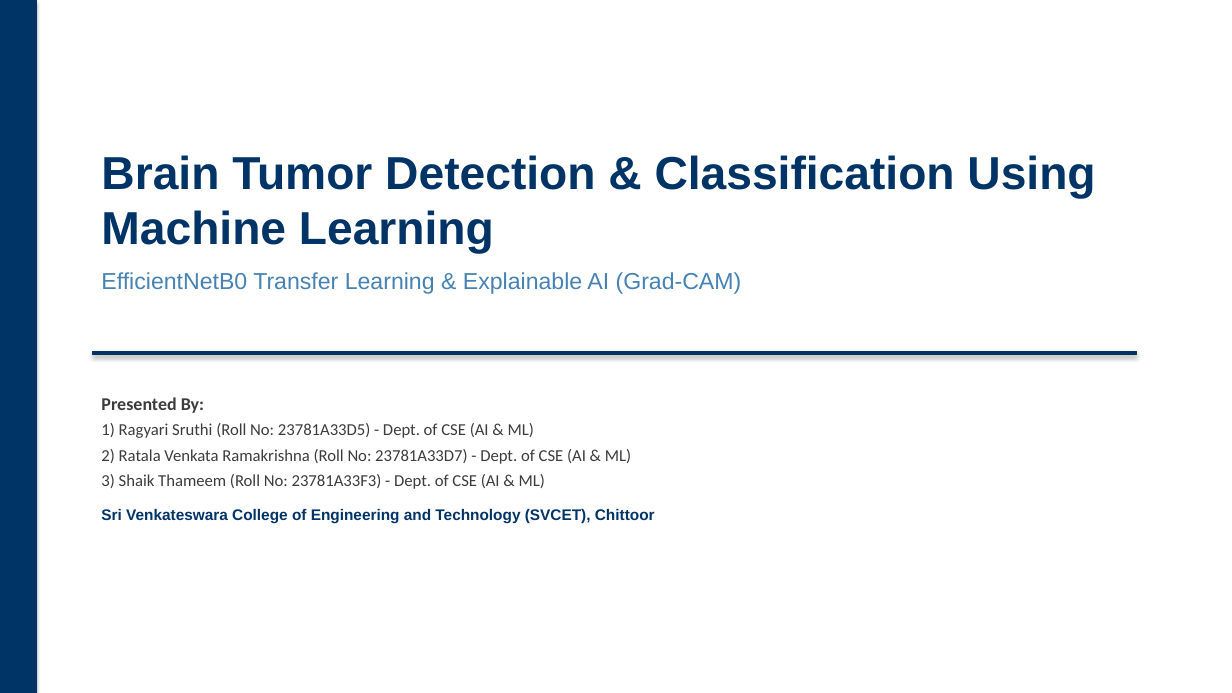
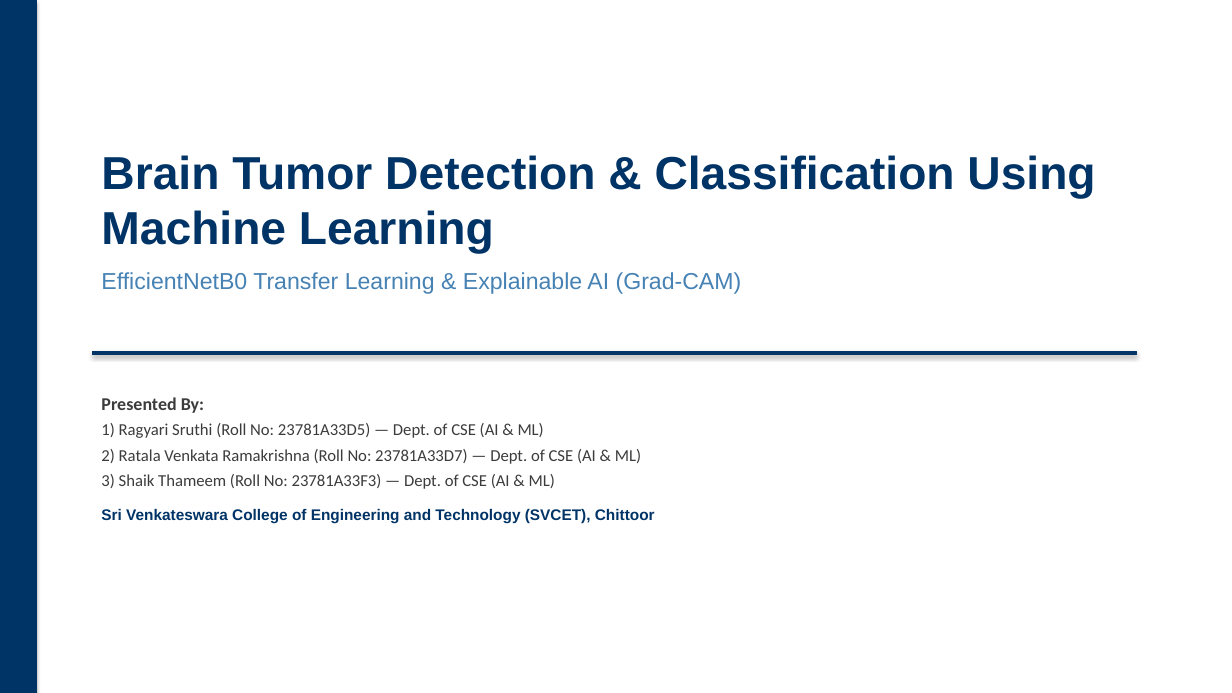
Before and after one commit to SruthiRagyari/brain-tumor-detection, a slide deck: slide 1 of Brain_Tumor_Detection_Presentation.pptx. Drawn at 1232x693 pixels with LibreOffice and Linux fonts; fonts in the diff are those of the drawing. Boxes give left, top, right and bottom in pixels: in the first picture for what was removed or moved away, otherwise in the second. Text is boxed around its words. In the diff, an @@ line names an element or a change of style, - is before the commit and + after.

```diff
--- a/Brain_Tumor_Detection_Presentation.pptx
+++ b/Brain_Tumor_Detection_Presentation.pptx
@@ text at bbox=[101, 423, 641, 489]: text changed @@
-1) Ragyari Sruthi (Roll No: 23781A33D5) - Dept. of CSE (AI & ML)
-2) Ratala Venkata Ramakrishna (Roll No: 23781A33D7) - Dept. of CSE (AI & ML)
-3) Shaik Thameem (Roll No: 23781A33F3) - Dept. of CSE (AI & ML)
+1) Ragyari Sruthi (Roll No: 23781A33D5) — Dept. of CSE (AI & ML)
+2) Ratala Venkata Ramakrishna (Roll No: 23781A33D7) — Dept. of CSE (AI & ML)
+3) Shaik Thameem (Roll No: 23781A33F3) — Dept. of CSE (AI & ML)
```
Also in this commit, not shown: 4 other slides changed.
